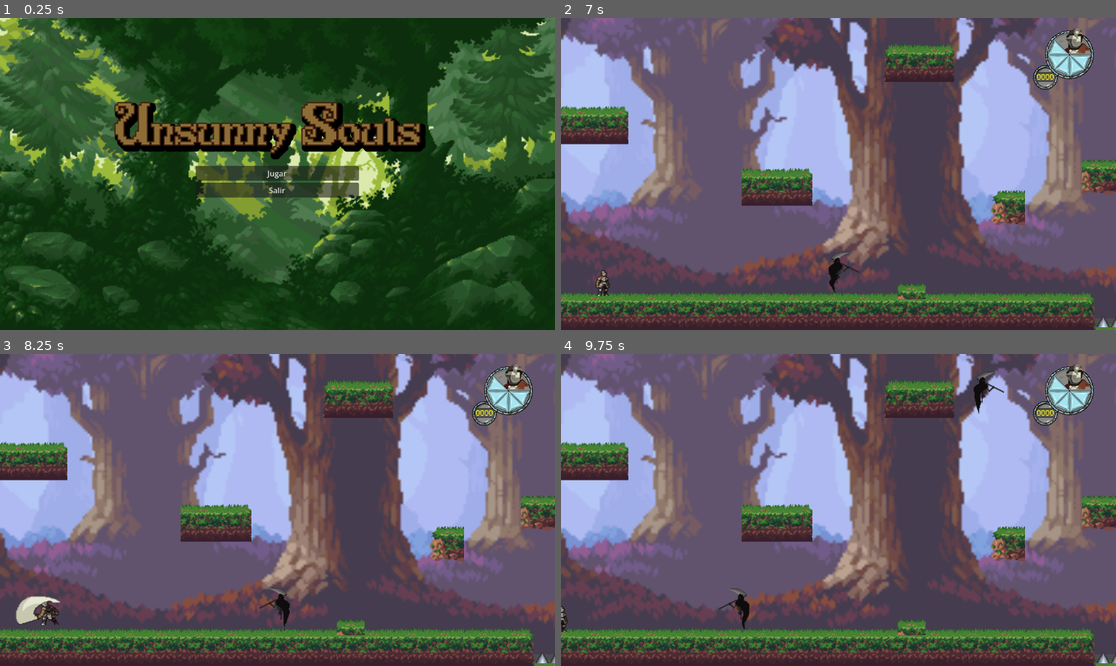
Above: before the commit, frames 1-4 (two rows, left to right).
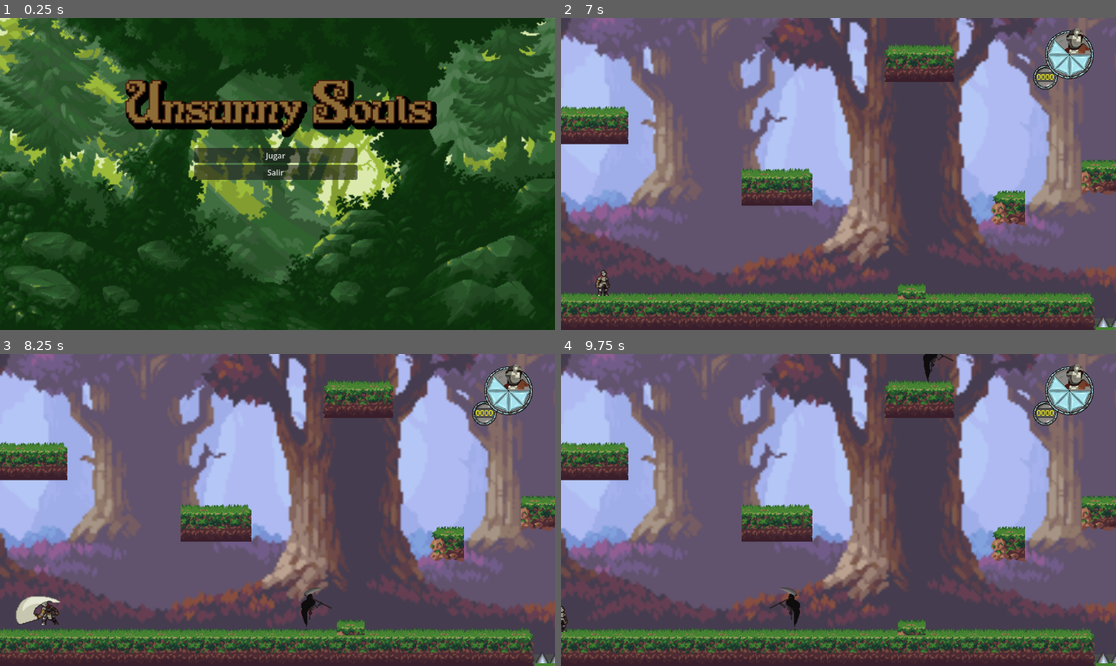
Above: after the commit, the same moments.

Repository: Gusiprox/Unsunny-Souls
Game: Godot game, scene res://menus/menu_start/menu.tscn
Two runs of this game, one before a commit and one after it. Both use one fixed random seed, a clock stepped at 60 frames per second and the inputs below.
Inputs (mouse positions are in pixels of both pictures, inside the frame that each line leads up to):
- Up to frame 1 (0.25 s): no input
- Up to frame 2 (7 s): click "Jugar" at 0.5 s; click (838, 211) at 1.25 s, where only the run after the commit has a clickable "Bosque"; tap Enter at 2, 4.25 s; tap J (atack) at 2.1, 5.1 s; tap Space (jump) at 2.27, 2.75, 3.02, 4.52, 5.27, 5.75, 6.02 s; tap Shift (dash) at 2.85, 5.85 s; tap D (move_de) at 3.6, 6.6 s; tap A (move_iz) at 4.35 s
- Up to frame 3 (8.25 s): tap A (move_iz) at 7.35 s; tap Space (jump) at 7.52 s; tap J (atack) at 8.1 s
- Up to frame 4 (9.75 s): tap Space (jump) at 8.27, 9.02 s; tap Shift (dash) at 8.85 s; tap D (move_de) at 9.6 s

The runs differ from the first frame. In frame 1, 12% of the frame differs, in the area x 20-79%, y 19-58%; in frame 2, 0.2%; in frame 3, 0.4%; in frame 4, 0.8%.

Commit message:
Se ha creado un panel de selector de niveles

Diff:
--- a/menus/menu_start/menu.gd
+++ b/menus/menu_start/menu.gd
@@ -1,9 +1,43 @@
 extends Control
+
+@onready var panelNiveles = $panelNiveles
+@onready var conNiveles = $panelNiveles/scrollNiveles/centerNiveles/conNiveles
+@onready var btnRandom = $panelNiveles/btnRandom
+@onready var btnReturn = $panelNiveles/btnReturn
+
+var niveles = [
+	{"ruta": "res://environment/levels/nivel_1.tscn", "nombre": "Bosque"}
+]
+
+func _ready():
+	panelNiveles.visible = false
+	crearBotonesNiveles()
 
 
 func _on_btn_start_pressed():
-	get_tree().change_scene_to_file("res://environment/levels/nivel_1.tscn")
+	panelNiveles.visible = true
 
 
 func _on_btn_exit_pressed() -> void:
 	get_tree().quit()
+
+
+func crearBotonesNiveles():
+	for i in range(niveles.size()):
+		var btn = Button.new()
+		btn.text = niveles[i]["nombre"]
+		btn.pressed.connect(Callable(self, "_onNivelPressed").bind(niveles[i]["ruta"]))
+		conNiveles.add_child(btn)
+
+
+func _onNivelPressed(nivelPath: String):
+	get_tree().change_scene_to_file(nivelPath)
+
+
+func _on_btn_random_pressed() -> void:
+	var nivelAleatorio = niveles[randi() % niveles.size()]["ruta"]
+	get_tree().change_scene_to_file(nivelAleatorio)
+
+
+func _on_btn_return_pressed() -> void:
+	panelNiveles.visible = false
--- a/menus/menu_start/menu.tscn
+++ b/menus/menu_start/menu.tscn
@@ -33,10 +33,10 @@
 
 [node name="conMenuStart" type="VBoxContainer" parent="." unique_id=1575708232]
 layout_mode = 0
-offset_left = 405.0
-offset_top = 307.0
-offset_right = 744.0
-offset_bottom = 416.0
+offset_left = 402.0
+offset_top = 270.0
+offset_right = 741.0
+offset_bottom = 343.0
 
 [node name="btnStart" type="Button" parent="conMenuStart" unique_id=1563671365]
 layout_mode = 2
@@ -48,12 +48,53 @@
 
 [node name="lblNombJuego" type="Label" parent="." unique_id=1764377273]
 layout_mode = 0
-offset_left = 239.0
-offset_top = 176.0
-offset_right = 874.0
-offset_bottom = 280.0
+offset_left = 262.0
+offset_top = 130.0
+offset_right = 897.0
+offset_bottom = 234.0
 text = "Unsunny Souls"
 label_settings = SubResource("LabelSettings_is0kx")
 
+[node name="panelNiveles" type="Panel" parent="." unique_id=846209621]
+layout_mode = 0
+offset_left = 369.0
+offset_top = 360.0
+offset_right = 776.0
+offset_bottom = 606.0
+metadata/_edit_group_ = true
+
+[node name="scrollNiveles" type="ScrollContainer" parent="panelNiveles" unique_id=752409264]
+layout_mode = 0
+offset_left = 91.0
+offset_top = 24.0
+offset_right = 320.0
+offset_bottom = 115.0
+
+[node name="centerNiveles" type="CenterContainer" parent="panelNiveles/scrollNiveles" unique_id=868072453]
+layout_mode = 2
+size_flags_horizontal = 6
+
+[node name="conNiveles" type="VBoxContainer" parent="panelNiveles/scrollNiveles/centerNiveles" unique_id=1957470157]
+layout_mode = 2
+alignment = 1
+
+[node name="btnRandom" type="Button" parent="panelNiveles" unique_id=804882954]
+layout_mode = 0
+offset_left = 147.0
+offset_top = 133.0
+offset_right = 268.0
+offset_bottom = 177.0
+text = "Nivel aleatorio"
+
+[node name="btnReturn" type="Button" parent="panelNiveles" unique_id=381846608]
+layout_mode = 0
+offset_left = 112.0
+offset_top = 186.0
+offset_right = 308.0
+offset_bottom = 217.0
+text = "Cerrar menú"
+
 [connection signal="pressed" from="conMenuStart/btnStart" to="." method="_on_btn_start_pressed"]
 [connection signal="pressed" from="conMenuStart/btnExit" to="." method="_on_btn_exit_pressed"]
+[connection signal="pressed" from="panelNiveles/btnRandom" to="." method="_on_btn_random_pressed"]
+[connection signal="pressed" from="panelNiveles/btnReturn" to="." method="_on_btn_return_pressed"]
